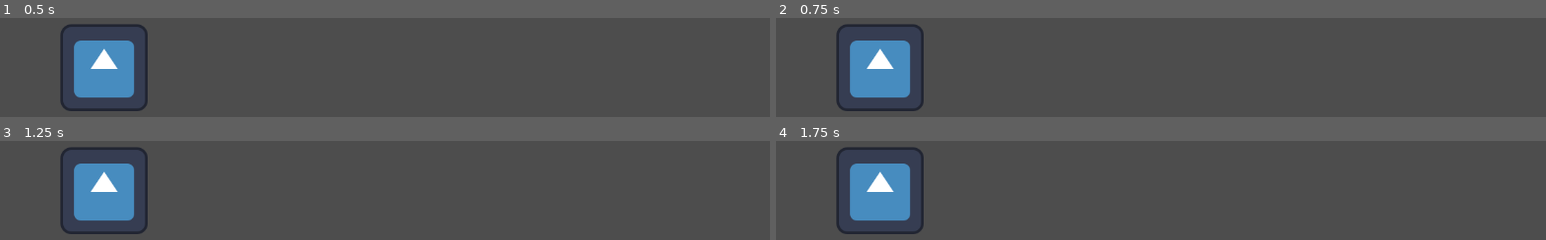
Above: before the commit, frames 1-4 (two rows, left to right).
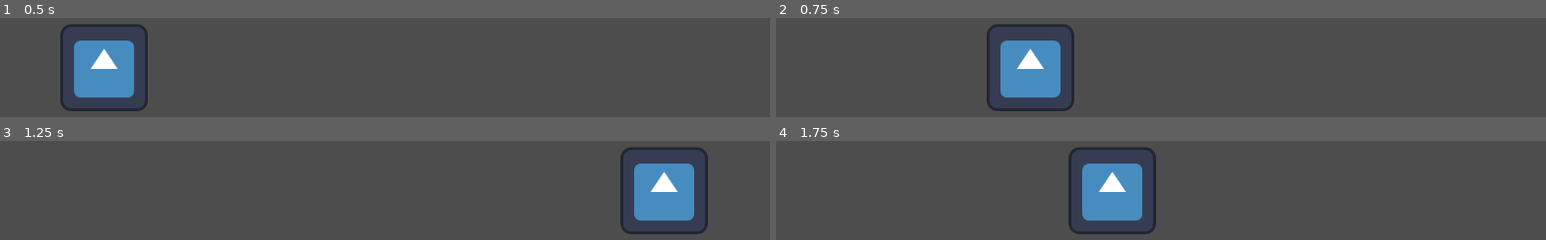
Above: after the commit, the same moments.

Repository: GDDclub/BIG
Game: Godot game, scene res://main.tscn
Two runs of this game, one before a commit and one after it. Both use one fixed random seed, a clock stepped at 60 frames per second and the inputs below. The engine's default icon, where the game draws it, is replaced by a stand-in: a white triangle on a blue panel in a dark square.
Inputs:
- Up to frame 1 (0.5 s): no input
- Up to frame 2 (0.75 s): tap Enter at 0.5 s; hold D (walk_right) from 0.53 s (still down)
- Up to frame 3 (1.25 s): keep holding D (walk_right)
- Up to frame 4 (1.75 s): release D (walk_right) at 1.28 s; hold A (walk_left) from 1.28 s (still down)

Frame 1 is identical in both runs. In frame 2, 12% of the frame differs, in the area x 7-39%, y 5-95%; in frame 3, 12%, in the area x 7-92%, y 5-95%; in frame 4, 12%.
Error before the commit: Invalid access to property or key 'input_manager' on a base object of type 'CharacterBody2D (fsm_character.gd)'. (res://character/character_scripts/states/idle…

Commit message:
gdd club session

Diff:
--- a/bigproject/character/character_scripts/fsm_character.gd
+++ b/bigproject/character/character_scripts/fsm_character.gd
@@ -10,13 +10,14 @@
 
 # Facing direction of the character, initially set to the right
 const GRAVITY = 200.0
-const WALK_SPEED = 200
+const WALK_SPEED = 600
 
 func _ready():
 	fsm.change_state("idle")
 
 func _process(delta):
 	fsm.update(delta)
+	move_and_slide()
 
 
 func _physics_process(delta):
--- a/bigproject/character/character_scripts/states/idle_state.gd
+++ b/bigproject/character/character_scripts/states/idle_state.gd
@@ -11,5 +11,5 @@
 	object.move_and_slide()
 
 	# Hareket algılanırsa koşma durumuna geç
-	if object.input_manager.raw != Vector2.ZERO:  # `raw` hareket girdisini temsil eder
+	if object.input.raw != Vector2.ZERO:  # `raw` hareket girdisini temsil eder
 		change_state("run")
--- a/bigproject/character/character_scripts/states/run_state.gd
+++ b/bigproject/character/character_scripts/states/run_state.gd
@@ -7,9 +7,9 @@
 
 func physics_update(delta):
 	# Hız hesaplama
-	object.velocity.x = object.WALK_SPEED * object.input_manager.x
+	object.velocity.x = object.WALK_SPEED * object.input.x
 	object.move_and_slide()
 
 	# Hareket durursa durum değiştirme
-	if object.input_manager.x == Vector2.ZERO:
+	if object.input.raw == Vector2.ZERO:
 		change_state("idle")
